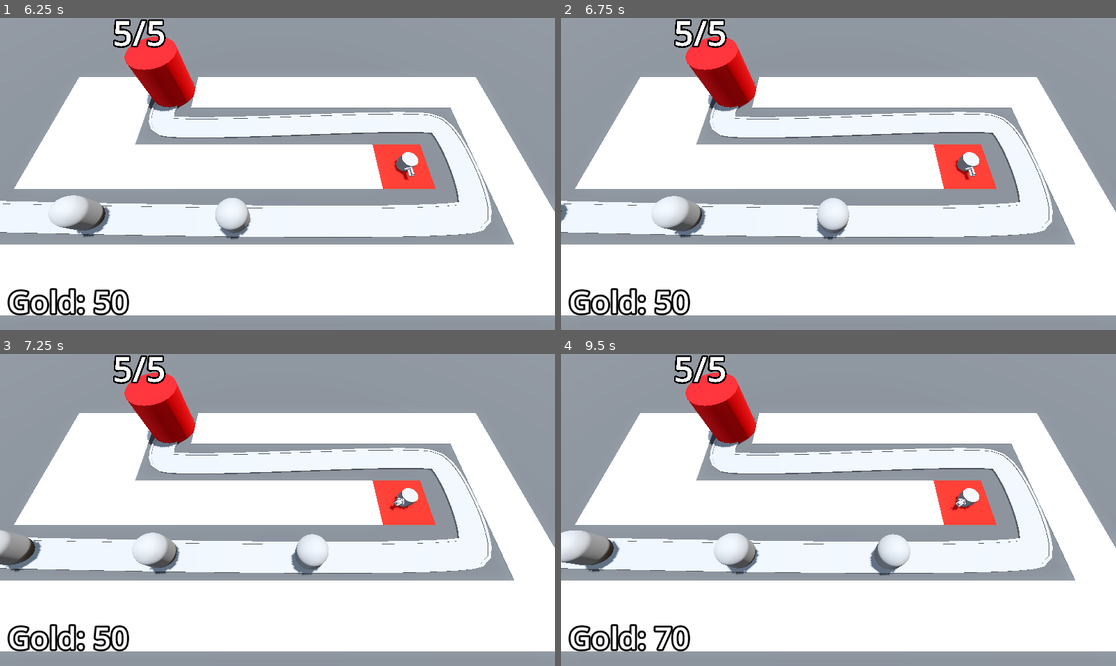
Above: before the commit, frames 1-4 (two rows, left to right).
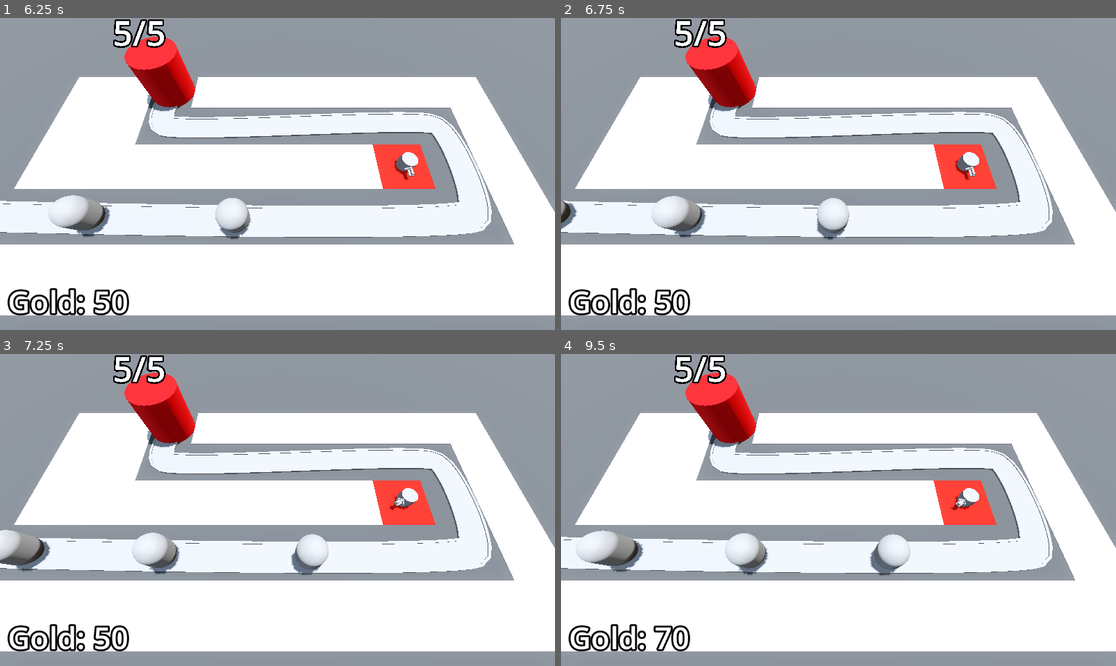
Above: after the commit, the same moments.

Repository: FabioAVSilva/Barbarian-Blaster
Game: Godot game, scene res://BaseLevel.tscn
Two runs of this game, one before a commit and one after it. Both use one fixed random seed, a clock stepped at 60 frames per second and the inputs below.
Inputs (mouse positions are in pixels of both pictures, inside the frame that each line leads up to):
- Up to frame 1 (6.25 s): tap Enter at 0.5, 2 s; move the mouse to (399, 158) at 0.52 s; press the mouse at (399, 158) at 0.53 s; tap Space at 1.25 s; move the mouse to (166, 189) at 1.27 s; release the mouse at (166, 189) at 1.28 s; click (166, 189) at 1.35 s; move the mouse to (333, 105) at 2.02 s; press the mouse at (333, 105) at 2.03 s; move the mouse to (249, 236) at 2.77 s; release the mouse at (249, 236) at 2.78 s; click (249, 236) at 2.85 s; move the mouse to (444, 220) at 3.52 s; press the mouse at (444, 220) at 3.53 s; move the mouse to (111, 127) at 4.27 s; release the mouse at (111, 127) at 4.28 s; click (111, 127) at 4.35 s; move the mouse to (305, 174) at 5.02 s; press the mouse at (305, 174) at 5.03 s; move the mouse to (194, 96) at 5.77 s; release the mouse at (194, 96) at 5.78 s; click (194, 96) at 5.85 s
- Up to frame 2 (6.75 s): move the mouse to (960, 158) at 6.52 s; press the mouse at (960, 158) at 6.53 s
- Up to frame 3 (7.25 s): no input
- Up to frame 4 (9.5 s): move the mouse to (727, 525) at 7.27 s; release the mouse at (727, 525) at 7.28 s; click (727, 525) at 7.35 s; move the mouse to (894, 441) at 8.02 s; press the mouse at (894, 441) at 8.03 s; move the mouse to (810, 572) at 8.77 s; release the mouse at (810, 572) at 8.78 s; click (810, 572) at 8.85 s

Frame 1 is identical in both runs. In frame 2, 0.2% of the frame differs, in the area x 0-3%, y 58-68%; in frame 3, 0.6%; in frame 4, 2.0%, in the area x 0-38%, y 56-71%.

Commit message:
Created a difficulty manager
-Difficulty manager decreases enemy spawn time based on total time elapsed

Diff:
--- a/BaseLevel.tscn
+++ b/BaseLevel.tscn
@@ -8,6 +8,7 @@
 [ext_resource type="Script" uid="uid://25dpid0jw2bk" path="res://turret_manager.gd" id="5_cwwxe"]
 [ext_resource type="PackedScene" uid="uid://edp7mwao1kjr" path="res://Turret/turret.tscn" id="6_ufkdr"]
 [ext_resource type="Script" uid="uid://saiaosbrs7hv" path="res://bank.gd" id="8_tv3th"]
+[ext_resource type="PackedScene" uid="uid://dvgxc4a8124hw" path="res://DifficultyManager/difficulty_manager.tscn" id="9_xkmwr"]
 
 [sub_resource type="ProceduralSkyMaterial" id="ProceduralSkyMaterial_dq0bh"]
 sky_horizon_color = Color(0.662243, 0.671743, 0.686743, 1)
@@ -64,10 +65,11 @@
 "cells": PackedInt32Array(65535, 65534, 0, 65535, 2, 0, 65531, 65535, 0, 3, 65534, 0, 2, 65534, 0, 65534, 2, 0, 65533,  …(306 unchanged characters)…
 }
 
-[node name="EnemyPath" type="Path3D" parent="."]
+[node name="EnemyPath" type="Path3D" parent="." node_paths=PackedStringArray("difficulty_manager")]
 curve = SubResource("Curve3D_lvb7b")
 script = ExtResource("3_ufkdr")
 enemy_sceme = ExtResource("2_5x8ra")
+difficulty_manager = NodePath("../DifficultyManager")
 
 [node name="Road" type="CSGPolygon3D" parent="EnemyPath"]
 polygon = PackedVector2Array(-1, 0, -1, 0.1, 1, 0.1, 1, 0)
@@ -143,4 +145,6 @@
 text = "placeholder bank"
 label_settings = SubResource("LabelSettings_epnn3")
 
+[node name="DifficultyManager" parent="." instance=ExtResource("9_xkmwr")]
+
 [connection signal="timeout" from="EnemyPath/Timer" to="EnemyPath" method="spawn_enemy"]
--- /dev/null
+++ b/DifficultyManager/difficulty_manager.gd
@@ -0,0 +1,22 @@
+extends Node
+
+@export var game_length := 30.0
+@export var spawn_time_curve: Curve
+@onready var timer: Timer = $Timer
+
+
+# Called when the node enters the scene tree for the first time.
+func _ready() -> void:
+	timer.start(game_length)
+
+
+# Called every frame. 'delta' is the elapsed time since the previous frame.
+func _process(delta: float) -> void:
+	print(get_spawn_time())
+
+
+func game_progress_ratio() -> float:
+	return 1.0 - (timer.time_left / game_length)
+
+func get_spawn_time() -> float:
+	return spawn_time_curve.sample(game_progress_ratio())
--- /dev/null
+++ b/DifficultyManager/difficulty_manager.tscn
@@ -0,0 +1,15 @@
+[gd_scene load_steps=3 format=3 uid="uid://dvgxc4a8124hw"]
+
+[ext_resource type="Script" uid="uid://clg5w7221ca0a" path="res://DifficultyManager/difficulty_manager.gd" id="1_ab1g6"]
+
+[sub_resource type="Curve" id="Curve_ab1g6"]
+_limits = [0.25, 2.0, 0.0, 1.0]
+_data = [Vector2(0, 2), 0.0, -1.75, 0, 1, Vector2(1, 0.25), -1.75, 0.0, 1, 0]
+point_count = 2
+
+[node name="DifficultyManager" type="Node"]
+script = ExtResource("1_ab1g6")
+spawn_time_curve = SubResource("Curve_ab1g6")
+
+[node name="Timer" type="Timer" parent="."]
+one_shot = true
--- a/enemy_path.gd
+++ b/enemy_path.gd
@@ -1,8 +1,10 @@
 extends Path3D
 
 @export var enemy_sceme: PackedScene
-
+@export var difficulty_manager: Node
+@onready var timer: Timer = $Timer
 
 func spawn_enemy() -> void:
 	var new_enemy = enemy_sceme.instantiate()
 	add_child(new_enemy)
+	timer.wait_time = difficulty_manager.get_spawn_time()
Not shown: 1 places in BaseLevel.tscn that only renumber resources
Not shown, added: DifficultyManager/difficulty_manager.gd.uid
